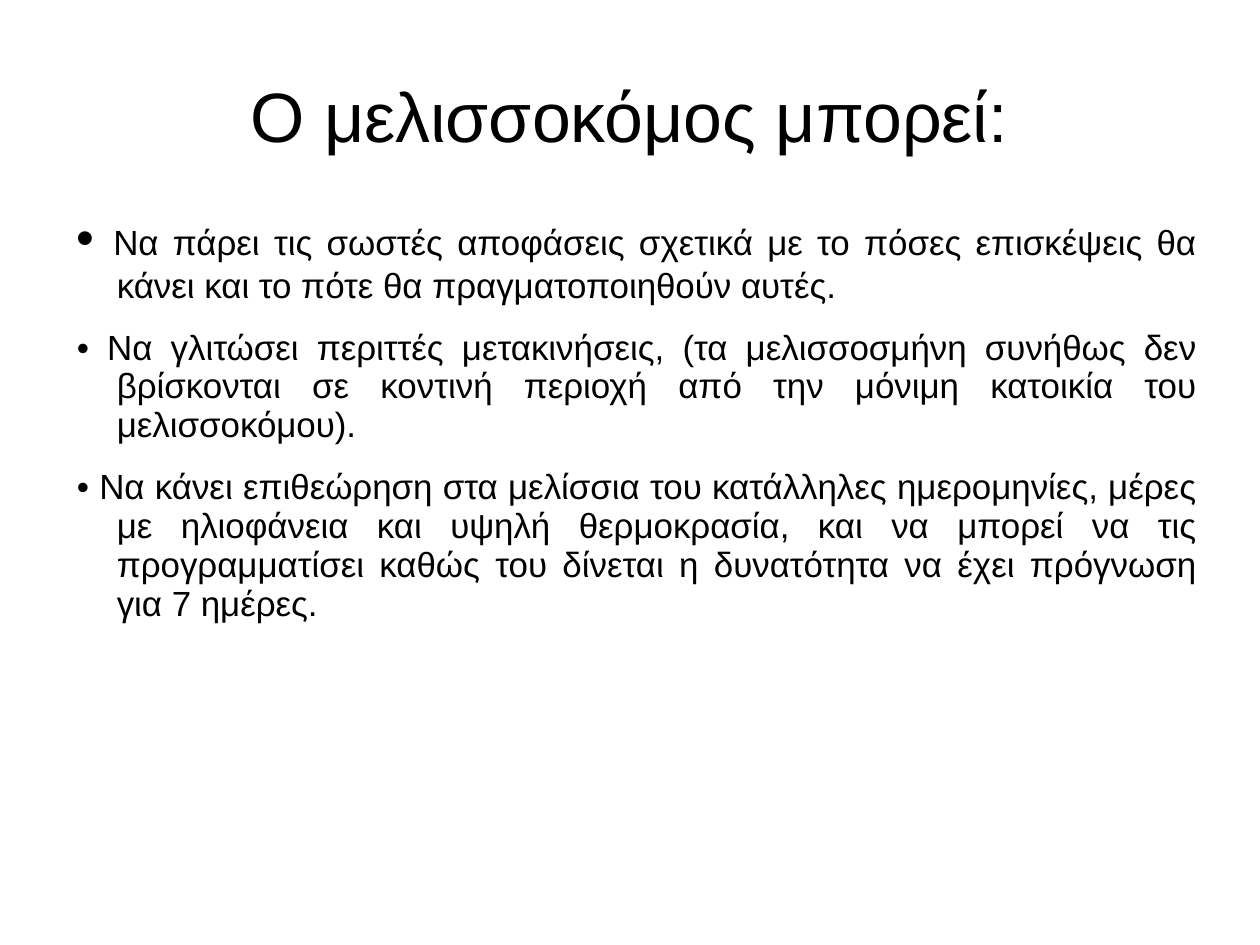
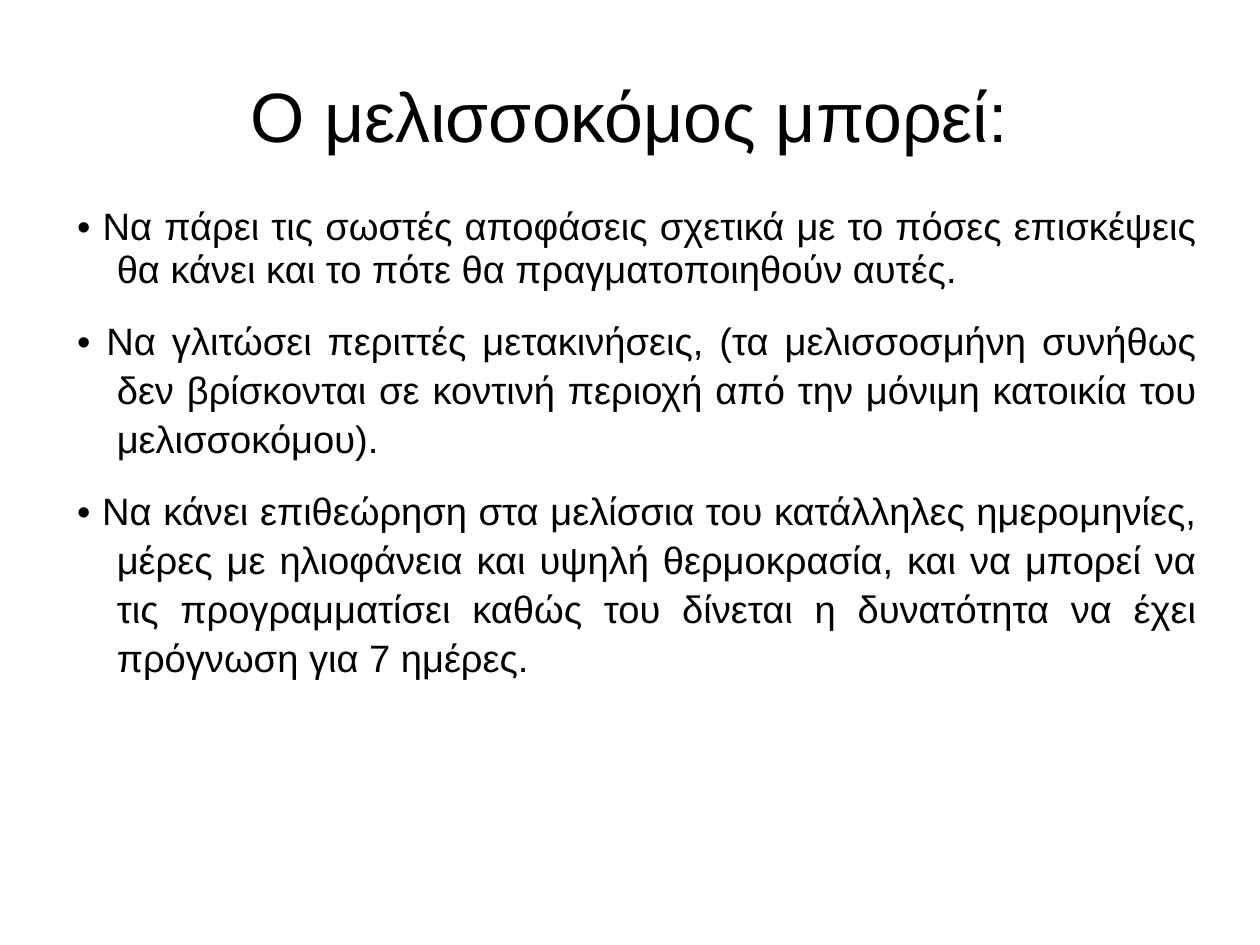
Before and after one commit to iee-ihu-gr-coursem102/WebEng19_group2_beeforecast, a slide deck: slide 3 of Παρουσίαση Beeforecast Version2.ppt. Drawn at 1260x945 pixels with LibreOffice and Linux fonts; fonts in the diff are those of the drawing; background and template pictures are left out. Boxes give left, top, right and bottom in pixels: in the first picture for what was removed or moved away, otherwise in the second. Text is boxed around its words. In the diff, an @@ line names an element or a change of style, - is before the commit and + after.

```diff
--- a/Παρουσίαση Beeforecast Version2.ppt
+++ b/Παρουσίαση Beeforecast Version2.ppt
@@ text "• Να πάρει τις σωστές ..." at <box>102,211,1196,680</box>: size 32 to 24 pt in "•"; size 22 to 24 pt; line spacing 0.93 to 1.07 @@
```
Also in this commit, not shown: 6 other slides changed, 2 slides added.
